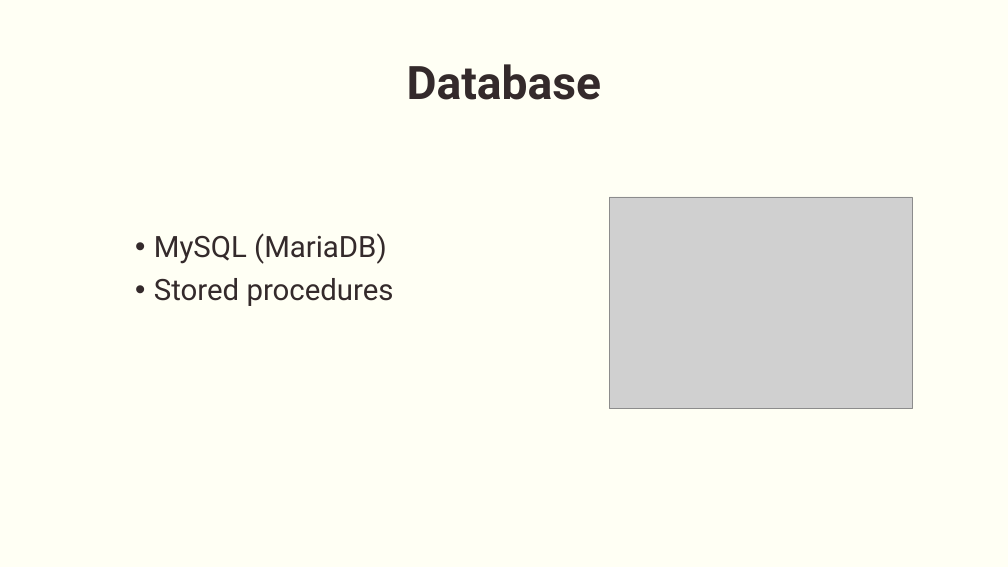
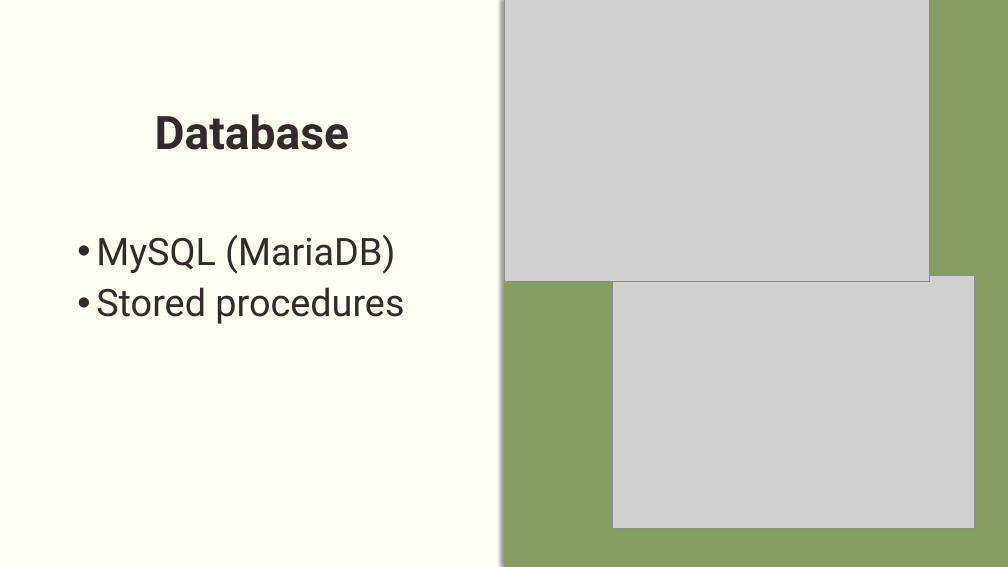
Before and after one commit to momikadragoner/Vizsgaremek, a slide deck: slide 7 of PPT/Agora(2).pptx. Drawn at 1008x567 pixels with LibreOffice and Linux fonts; fonts in the diff are those of the drawing; grey boxes stand for pictures. Boxes give left, top, right and bottom in pixels: in the first picture for what was removed or moved away, otherwise in the second. Text is boxed around its words. In the diff, an @@ line names an element or a change of style, - is before the commit and + after.

```diff
--- a/PPT/Agora(2).pptx
+++ b/PPT/Agora(2).pptx
@@ rectangle added at (504,0,1008,567), fill #859C62 @@
@@ picture added at (504,0,929,281) @@
@@ title "Database": place and size @@
-title "Database" at (407,64,602,100)
+title "Database" at (155,114,350,150)
@@ text "MySQL (MariaDB)": place and size @@
-text "MySQL (MariaDB)" at (154,233,394,306)
+text "MySQL (MariaDB)" at (96,235,404,324)
@@ text "MySQL (MariaDB)" at (96,235,404,324): size 28 to 36 pt @@
@@ picture: place and size @@
-picture at (609,197,913,409)
+picture at (613,276,974,529)
```
Also in this commit, not shown: 5 other slides changed, 4 other files.
